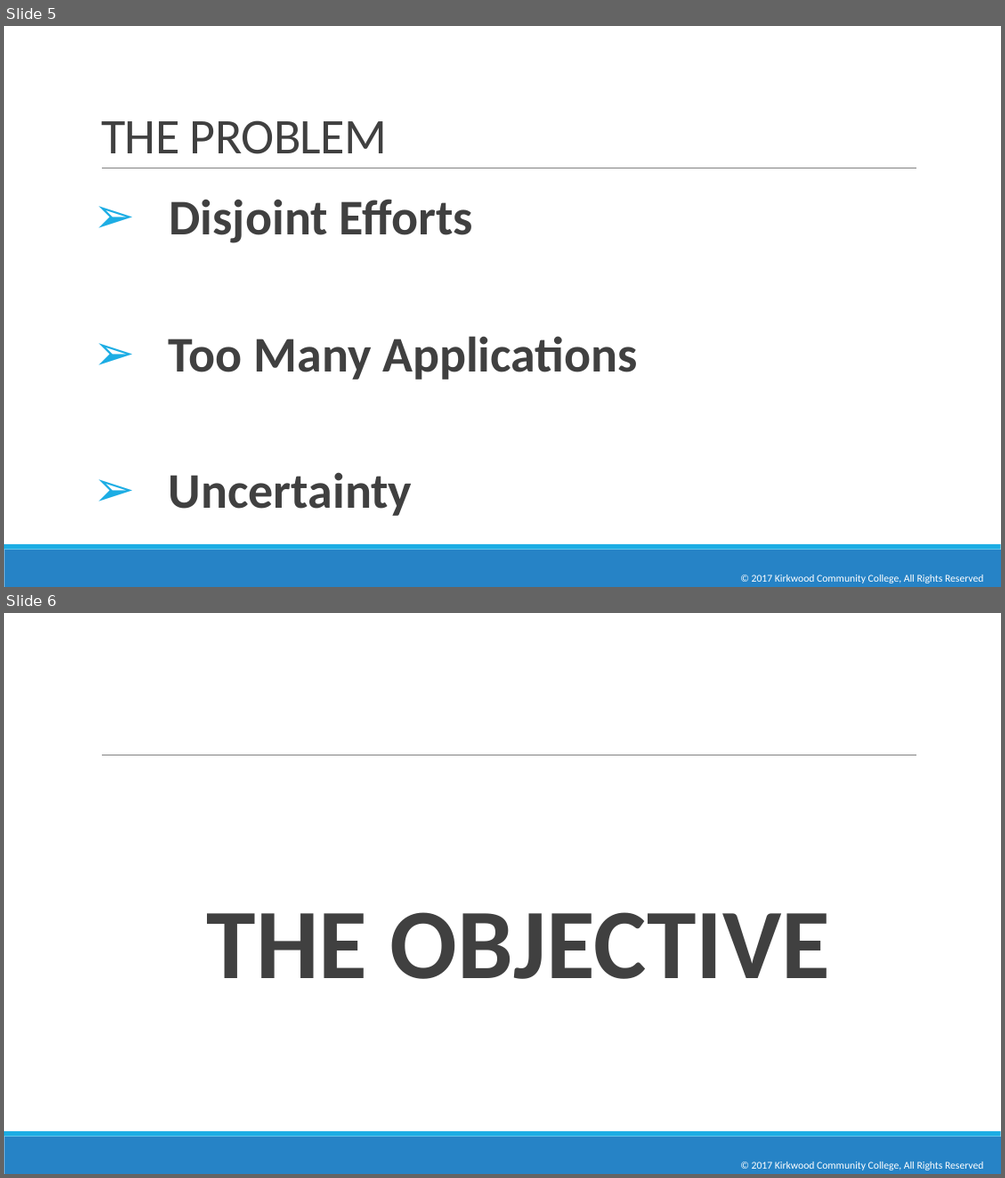
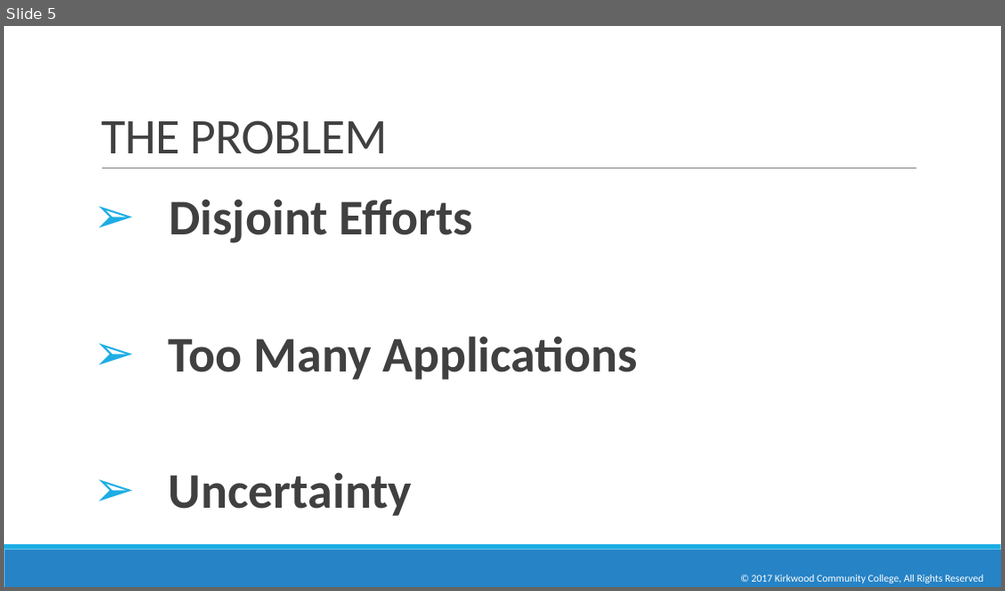
Before and after one commit to miketak/scsystem, a slide deck: DOT NET III Close Out .pptx. Shown one above the other, each under a label of ours: slides 5 and 6 before the commit, slide 5 after it. The pictures are 1005x1178 and 1005x591 pixels, drawn with LibreOffice and Linux fonts; fonts in the diff are those of the drawing. Boxes give left, top, right and bottom in pixels: in the first picture for what was removed or moved away, otherwise in the second. Text is boxed around its words. In the diff, an @@ line names an element or a change of style, - is before the commit and + after.

```diff
--- a/DOT NET III Close Out .pptx
+++ b/DOT NET III Close Out .pptx
@@ slide 6 removed at bbox=[4, 613, 1001, 1174], background #FFFFFF; not listed: 3 template elements that a slide beside it also shows @@
@@ text removed at bbox=[207, 912, 830, 979] @@
-  THE OBJECTIVE
@@ text removed at bbox=[752, 1161, 983, 1170] @@
-© 2017 Kirkwood Community College, All Rights Reserved
```
Also in this commit, not shown: 1 other slide removed, 2 other files.
